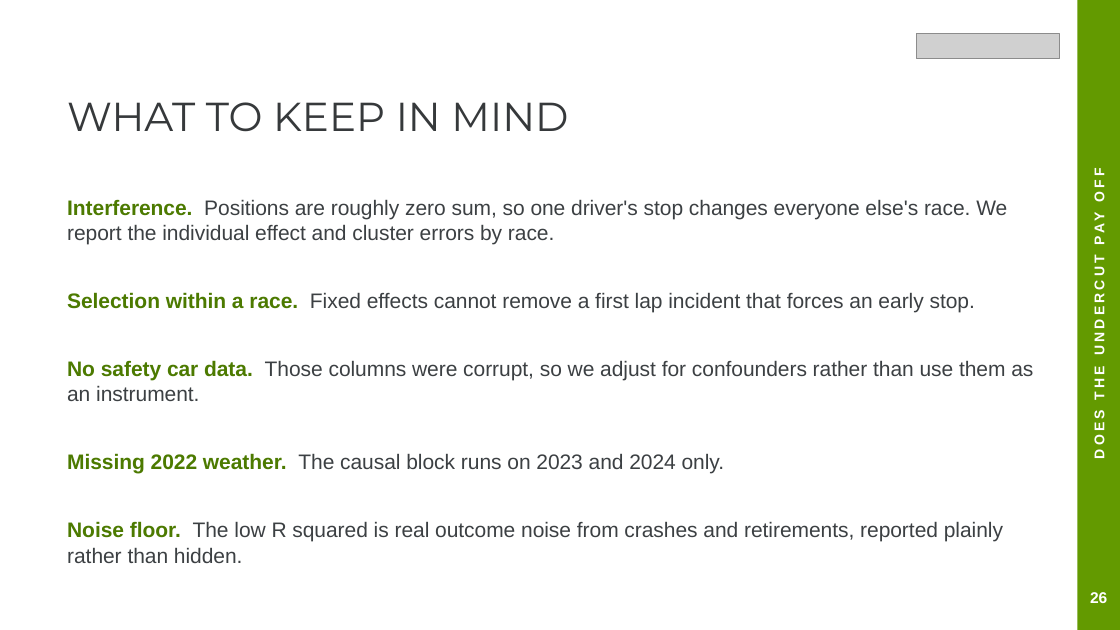
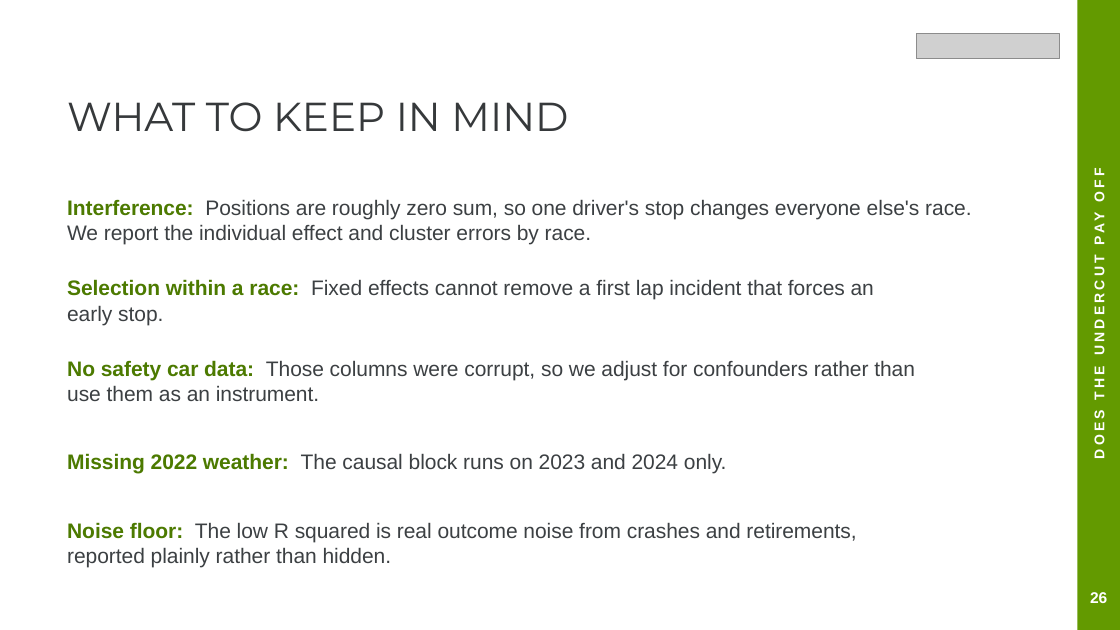
Before and after one commit to Munish0303/dai-mission-group-K, a slide deck: slide 36 of presentation.pptx (slide 35 before the commit). Drawn at 1120x630 pixels with LibreOffice and Linux fonts; fonts in the diff are those of the drawing; grey boxes stand for pictures. Boxes give left, top, right and bottom in pixels: in the first picture for what was removed or moved away, otherwise in the second. Text is boxed around its words. In the diff, an @@ line names an element or a change of style, - is before the commit and + after.

```diff
--- a/presentation.pptx
+++ b/presentation.pptx
@@ text at (67, 199, 971, 245): text changed @@
-Interference. Positions are roughly zero sum, so one driver's stop changes everyone else's race. We report the individual effect and cluster errors by race.
+Interference: Positions are roughly zero sum, so one driver's stop changes everyone else's race. We report the individual effect and cluster errors by race.
@@ text at (67, 279, 874, 325): text changed @@
-Selection within a race. Fixed effects cannot remove a first lap incident that forces an early stop.
+Selection within a race: Fixed effects cannot remove a first lap incident that forces an early stop.
@@ text at (67, 360, 915, 401): text changed @@
-No safety car data. Those columns were corrupt, so we adjust for confounders rather than use them as an instrument.
+No safety car data: Those columns were corrupt, so we adjust for confounders rather than use them as an instrument.
@@ text at (67, 453, 727, 474): text changed @@
-Missing 2022 weather. The causal block runs on 2023 and 2024 only.
+Missing 2022 weather: The causal block runs on 2023 and 2024 only.
@@ text at (67, 522, 856, 568): text changed @@
-Noise floor. The low R squared is real outcome noise from crashes and retirements, reported plainly rather than hidden.
+Noise floor: The low R squared is real outcome noise from crashes and retirements, reported plainly rather than hidden.
```
Also in this commit, not shown: 31 other slides changed, 4 slides added, 3 slides removed, 2 other files.
